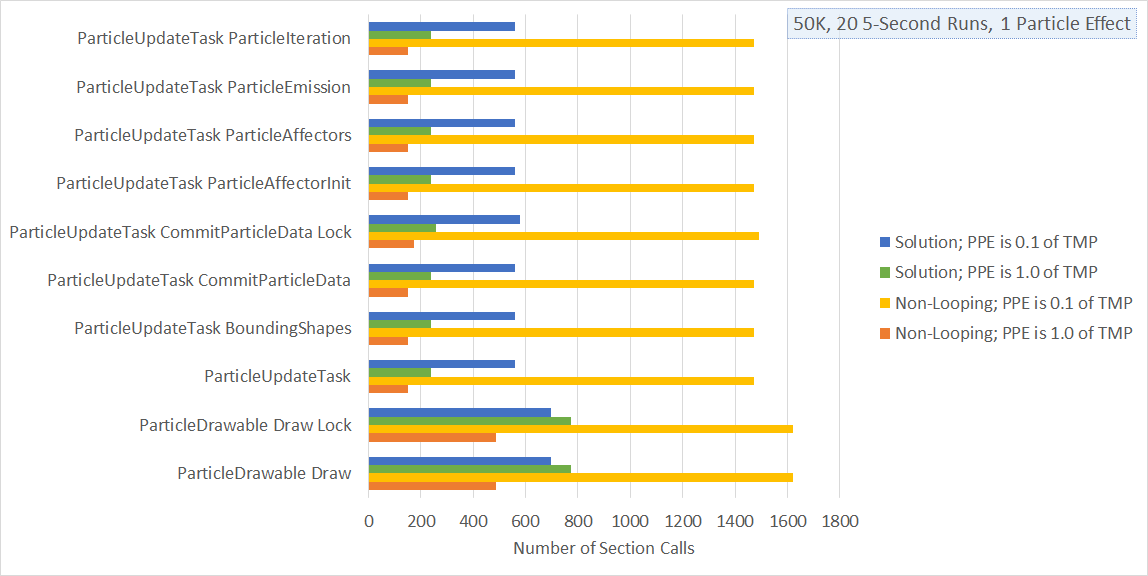
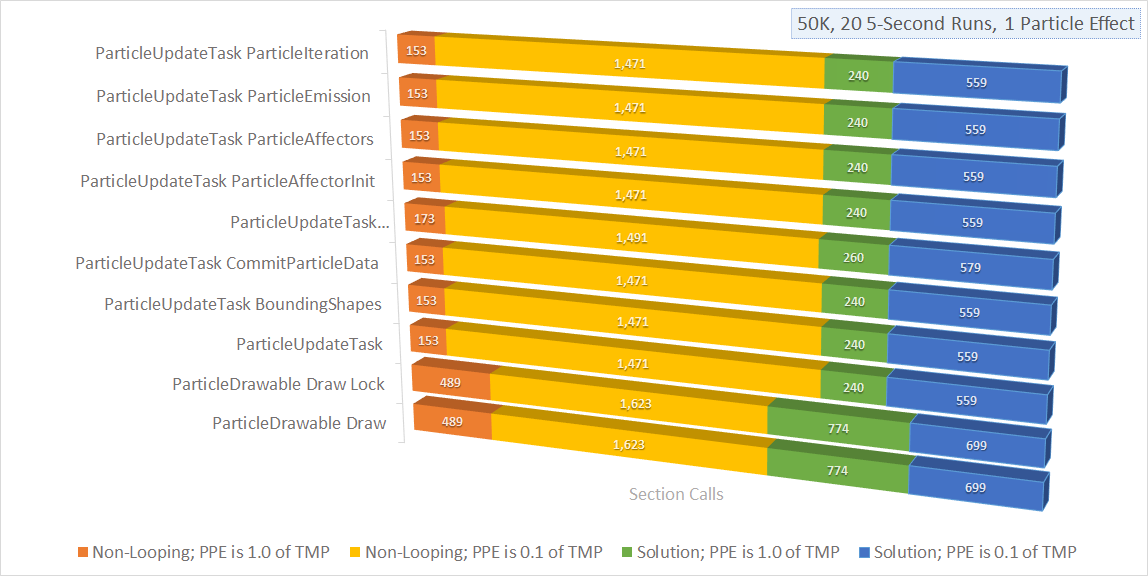
Before/after of a 1148px x 576px layered artwork. What changed in the layer stack:
added layer "Layer 4" above "Layer 3" over [10, 8, 1141, 561]
